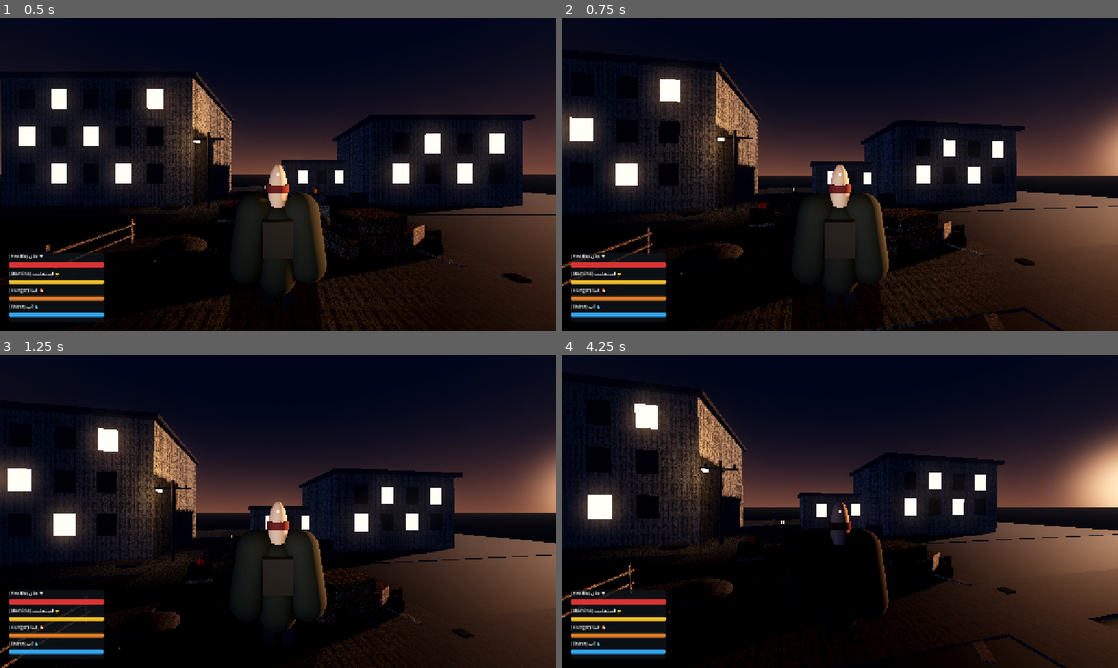
Above: before the commit, frames 1-4 (two rows, left to right).
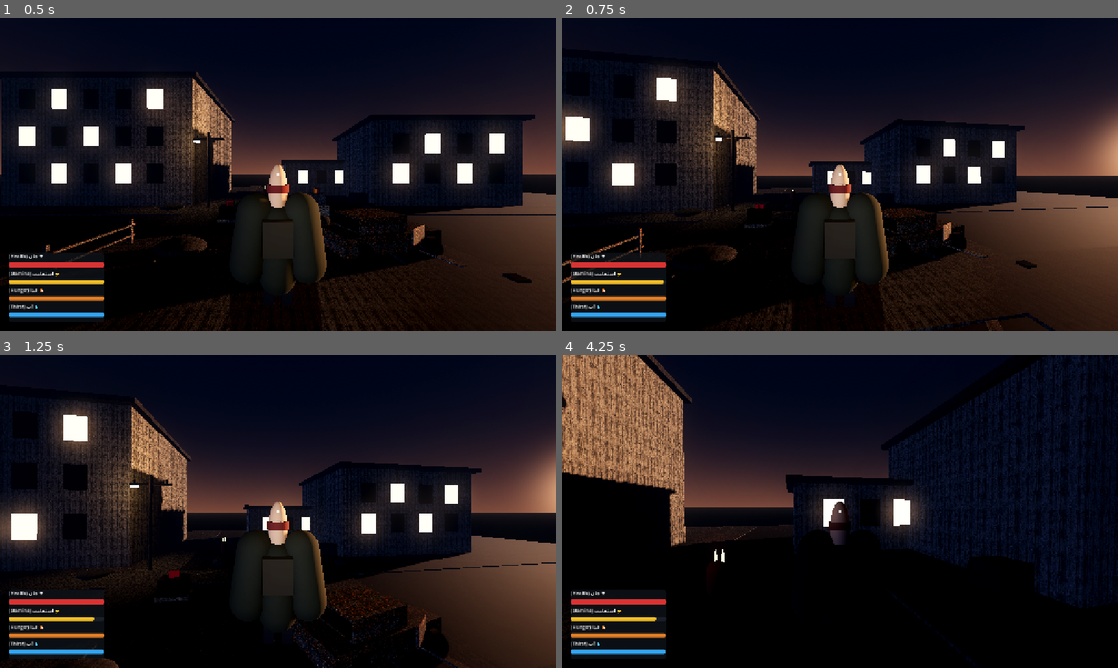
Above: after the commit, the same moments.

Repository: majidplay65-code/aftergrid-survival
Game: Godot game, scene res://levels/test_level.tscn
Same seed, same stepped clock (60 frames per second), same inputs: the game is played once before the commit and once after it.
Inputs (mouse positions are in pixels of both pictures, inside the frame that each line leads up to):
- Up to frame 1 (0.5 s): no input
- Up to frame 2 (0.75 s): tap Enter at 0.5 s; move the mouse to (867, 174) at 0.52 s; hold W (move_forward) from 0.53 s (still down); hold Shift (run) from 0.53 s (still down)
- Up to frame 3 (1.25 s): keep holding W (move_forward); keep holding Shift (run); tap Space (jump) at 0.77 s
- Up to frame 4 (4.25 s): keep holding W (move_forward); move the mouse to (812, 511) at 1.27 s; release Shift (run) at 1.28 s; tap F (flashlight) at 1.35 s; tap Space (jump) at 1.52, 3.02, 3.77 s; tap Shift (run) at 1.55, 2.3, 2.85 s; move the mouse to (851, 505) at 2.02 s; hold E (interact) 2.03-2.78 s; move the mouse to (834, 517) at 2.77 s; move the mouse to (878, 514) at 3.52 s; hold Shift (run) from 3.53 s (still down)

Frame 1 is identical in both runs. In frame 2, 4.6% of the frame differs, in the area x 0-100%, y 14-100%; in frame 3, 15%; in frame 4, 38%, in the area x 0-100%, y 0-100%.
Error before the commit: Invalid access to property or key 'patrol_points' on a base object of type 'Nil'. (res://entities/enemy/states/patrol_state.gd:14)
Error after the commit: Invalid call. Nonexistent function 'is_on_navigation_map' in base 'NavigationAgent3D'. (res://entities/enemy/enemy.gd:69)

Commit message:
fix(states): اتصال رفرنس‌ها + ترتیب enter() نسبت به @onready والد
- player.tscn/enemy.tscn: node_paths=PackedStringArray(...) برای initial_state و
  رفرنس player/enemy در State ها. بدون این مارکر، Godot مقدار NodePath را به‌عنوان
  مقدار خام ست می‌کند (نه resolve به نود) و رفرنس Null می‌ماند.
- enemy.tscn: patrol_points از PackedVector3Array مسطح به Array[Vector3]
  (نوع واقعی export) — مقدار نامعتبر بی‌صدا رد می‌شد و آرایه خالی می‌ماند.
- state_machine.gd: enter() حالت اولیه با call_deferred و گارد _state_entered.
  در Godot _ready فرزندها قبل از _ready والد اجرا می‌شود، پس در enter() مقدار
  @onready varهای والد (مثل enemy.agent) هنوز null است.

Co-authored-by: arena-agent <297053741+arena-agent@users.noreply.github.com>

Diff:
--- a/core/state_machine/state_machine.gd
+++ b/core/state_machine/state_machine.gd
@@ -11,6 +11,8 @@
 
 var current_state: State = null
 var states: Dictionary = {}  # StringName -> State
+## آیا حالت جاری enter() شده است؟ (پایین را ببین: ورود اولیه «مؤخر» انجام می‌شود)
+var _state_entered: bool = false
 
 
 func _ready() -> void:
@@ -21,25 +23,37 @@
 
 	if initial_state != null:
 		current_state = initial_state
-		current_state.enter()
 	elif states.size() > 0:
 		push_warning("StateMachine: no initial_state set, defaulting to first child.")
 		current_state = states.values()[0]
+
+	# ورود به حالت اولیه عمداً یک فریم «مؤخر» است.
+	# دلیل: در Godot، _ready فرزندها زودتر از _ready والد اجرا می‌شود؛ پس اگر enter()
+	# همان‌جا در _ready صدا زده شود، @onready var های والد (مثل agent در Enemy یا
+	# camera_pivot در Player) هنوز null هستند و هر حالتی که در enter() به آن‌ها
+	# نگاه کند خطای runtime می‌دهد. با call_deferred، enter() بعد از _ready والد و
+	# بعد از مقداردهی همه‌ی @onready varها اجرا می‌شود.
+	call_deferred("_enter_current_state")
+
+
+func _enter_current_state() -> void:
+	if current_state != null and not _state_entered:
+		_state_entered = true
 		current_state.enter()
 
 
 func _process(delta: float) -> void:
-	if current_state != null:
+	if _state_entered and current_state != null:
 		current_state.update(delta)
 
 
 func _physics_process(delta: float) -> void:
-	if current_state != null:
+	if _state_entered and current_state != null:
 		current_state.physics_update(delta)
 
 
 func _unhandled_input(event: InputEvent) -> void:
-	if current_state != null:
+	if _state_entered and current_state != null:
 		current_state.handle_input(event)
 
 
@@ -58,6 +72,7 @@
 		current_state.exit()
 
 	current_state = states[state_name]
+	_state_entered = true
 	current_state.enter(msg)
 
 	state_changed.emit(previous_name, state_name)
--- a/entities/enemy/enemy.tscn
+++ b/entities/enemy/enemy.tscn
@@ -36,7 +36,7 @@
 
 [node name="Enemy" type="CharacterBody3D"]
 script = ExtResource("1_enemy")
-patrol_points = PackedVector3Array(0, 0, 12, -12, 0, 0, 0, 0, -12, 12, 0, 0)
+patrol_points = Array[Vector3]([Vector3(0, 0, 12), Vector3(-12, 0, 0), Vector3(0, 0, -12), Vector3(12, 0, 0)])
 
 [node name="CollisionShape3D" type="CollisionShape3D" parent="."]
 shape = SubResource("shape_body")
@@ -80,18 +80,18 @@
 mesh = SubResource("mesh_eye")
 surface_material_override/0 = SubResource("mat_eye")
 
-[node name="StateMachine" type="Node" parent="."]
+[node name="StateMachine" type="Node" parent="." node_paths=PackedStringArray("initial_state")]
 script = ExtResource("2_statemachine")
 initial_state = NodePath("PatrolState")
 
-[node name="PatrolState" type="Node" parent="StateMachine"]
+[node name="PatrolState" type="Node" parent="StateMachine" node_paths=PackedStringArray("enemy")]
 script = ExtResource("4_patrol")
 enemy = NodePath("../..")
 
-[node name="ChaseState" type="Node" parent="StateMachine"]
+[node name="ChaseState" type="Node" parent="StateMachine" node_paths=PackedStringArray("enemy")]
 script = ExtResource("5_chase")
 enemy = NodePath("../..")
 
-[node name="AttackState" type="Node" parent="StateMachine"]
+[node name="AttackState" type="Node" parent="StateMachine" node_paths=PackedStringArray("enemy")]
 script = ExtResource("6_attack")
 enemy = NodePath("../..")
--- a/entities/player/player.tscn
+++ b/entities/player/player.tscn
@@ -146,18 +146,18 @@
 mesh = SubResource("m_lens")
 surface_material_override/0 = SubResource("mat_lens")
 
-[node name="StateMachine" type="Node" parent="."]
+[node name="StateMachine" type="Node" parent="." node_paths=PackedStringArray("initial_state")]
 script = ExtResource("2_statemachine")
 initial_state = NodePath("IdleState")
 
-[node name="IdleState" type="Node" parent="StateMachine"]
+[node name="IdleState" type="Node" parent="StateMachine" node_paths=PackedStringArray("player")]
 script = ExtResource("3_idle")
 player = NodePath("../..")
 
-[node name="WalkState" type="Node" parent="StateMachine"]
+[node name="WalkState" type="Node" parent="StateMachine" node_paths=PackedStringArray("player")]
 script = ExtResource("4_walk")
 player = NodePath("../..")
 
-[node name="RunState" type="Node" parent="StateMachine"]
+[node name="RunState" type="Node" parent="StateMachine" node_paths=PackedStringArray("player")]
 script = ExtResource("5_run")
 player = NodePath("../..")
